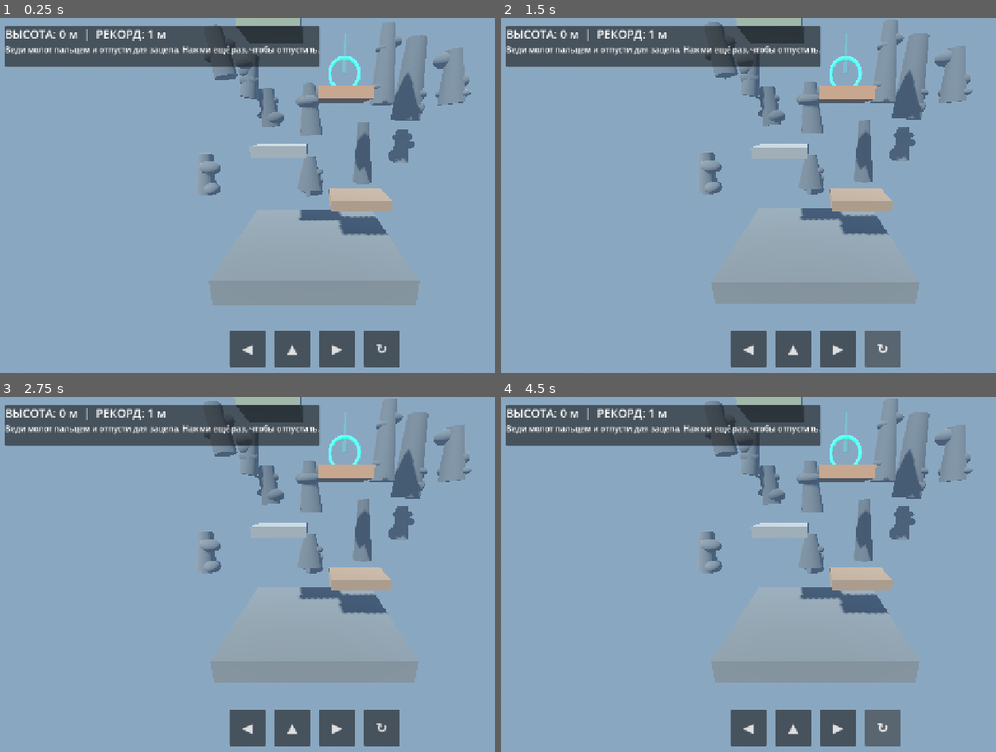
Above: before the commit, frames 1-4 (two rows, left to right).
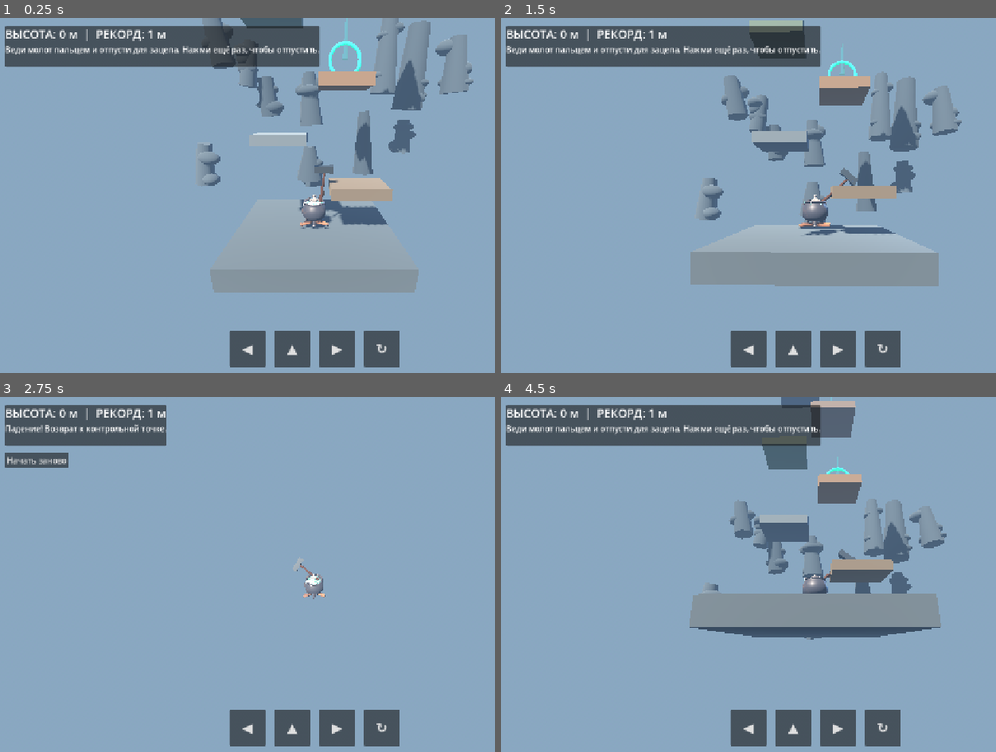
Above: after the commit, the same moments.

Repository: uchihabaha05-del/CLIMB-MASTER
Game: Godot game, scene res://scenes/main.tscn
Same seed, same stepped clock (60 frames per second), same inputs: the game is played once before the commit and once after it.
Inputs (mouse positions are in pixels of both pictures, inside the frame that each line leads up to):
- Up to frame 1 (0.25 s): no input
- Up to frame 2 (1.5 s): tap Enter (ui_accept) at 0.5, 0.77 s; move the mouse to (956, 177) at 0.52 s; hold Right (ui_right) 0.53-1.25 s; click (956, 177) at 0.67 s; click "↻" (after the commit: "Начать заново") at 1.25 s
- Up to frame 3 (2.75 s): drag from (188, 592) to (282, 649) at 2.02 s
- Up to frame 4 (4.5 s): click "↻" (after the commit: "Начать заново") at 2.75 s; move the mouse to (877, 496) at 3.52 s; hold Right (ui_right) 3.53-4.25 s; click "↻" (after the commit: "Начать заново") at 4.25 s

The runs differ from the first frame. In frame 1, 10% of the frame differs, in the area x 40-96%, y 0-81%; in frame 2, 15%; in frame 3, 15%; in frame 4, 21%, in the area x 38-96%, y 0-81%.
Error before the commit: Parse Error: Cannot infer the type of "current_transform" variable because the value doesn't have a set type. (res://scripts/player.gd:73)

Commit message:
Fix imported model bounds and scale handling

Diff:
--- a/scripts/player.gd
+++ b/scripts/player.gd
@@ -58,7 +58,7 @@
         push_warning("Model has no visible mesh bounds: " + path)
         return false
     var largest_horizontal := maxf(bounds.size.x, bounds.size.z)
-    var reference_size := bounds.size.y if target_size > 1.0 and bounds.size.y > largest_horizontal else largest_horizontal
+    var reference_size := largest_horizontal if node_name == "ImportedCauldron" else bounds.size.y
     var scale_factor := target_size / maxf(reference_size, 0.001)
     instance.scale = Vector3.ONE * scale_factor
     if node_name == "ImportedCauldron":
@@ -70,7 +70,9 @@
     return true
 
 func _measure_model_bounds(node: Node, parent_transform: Transform3D) -> AABB:
-    var current_transform := parent_transform * node.transform
+    var current_transform := parent_transform
+    if node is Node3D:
+        current_transform = parent_transform * (node as Node3D).transform
     var combined := AABB()
     var has_bounds := false
     if node is MeshInstance3D and node.mesh != null:
